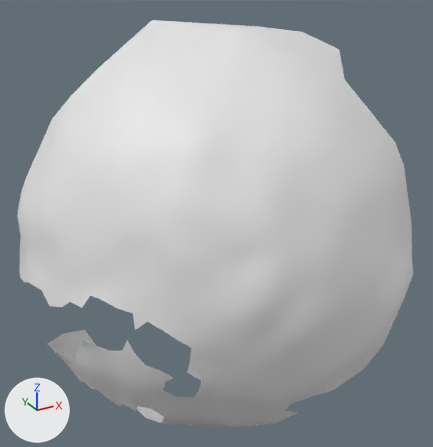
One commit to the OBJ model res/final/onecam_fullvolume/11/cleanedup/FullVolium.000348.obj: the scene before it, then after it.
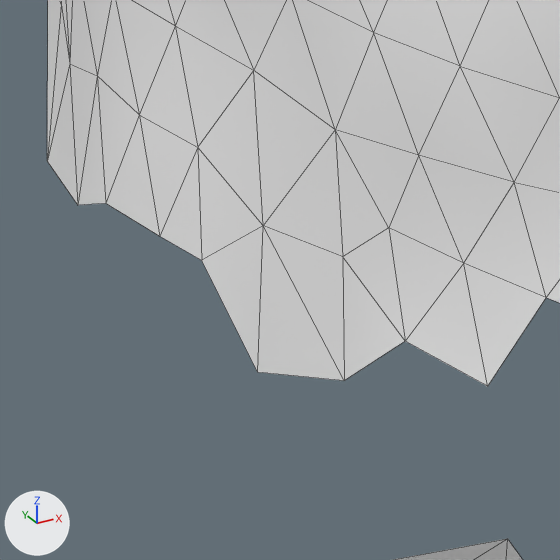
Each version is shown whole from a 50 mm camera at (-10.4, 424.9, 512.5) aimed at (86.9, 601.8, 424.1), then close up on the part from 3% to 21% of the width and 57% to 74% of the height. Lighting does not change. The marker at lower left points along +X, +Y and +Z. The close-ups show mesh edges as thin lines. Where no turn or scale is listed for an object, it has been applied to the vertices.

Names of what the first close-up shows: 'FullVolium.000348'.
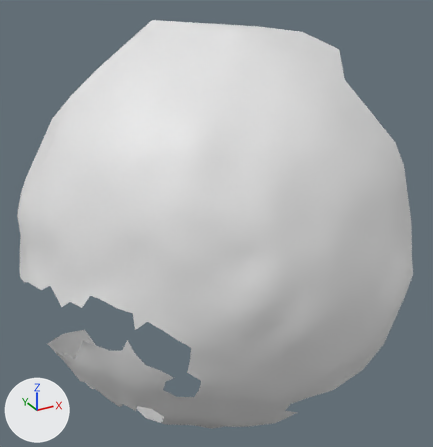
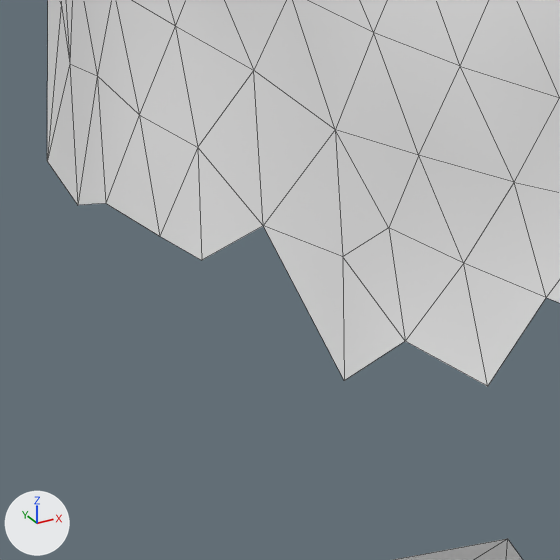
Location of each change, [x1, y1, x2, y2] in pixels of the close-ups (560 x 560 px):
part 1 of me_fullvolium_000348, deleted
    before: [202, 226, 344, 381]

The change in detail:
me_fullvolium_000348 has 653 vertices, 1206 faces and spans x 19.0..141.0, y 541.0..661.0, z 337.0..493.0.
me_fullvolium_000348 is used by ob_fullvolium_000348; location (0.0, 0.0, 0.0).
Verts and faces of me_fullvolium_000348; kept vertices keep their numbers, new ones are numbered from 653.
Before the commit, vertices of me_fullvolium_000348: 268 (25.0, 588.0, 414.0) at pixel (344, 380), 337 (22.0, 594.0, 412.0) at pixel (257, 372), 554 (23.0, 594.0, 419.0) at pixel (263, 225), 622 (21.0, 598.0, 416.0) at pixel (201, 260).
Part 1, on me_fullvolium_000348:
Vertices deleted: 337 (with the faces that use them).
